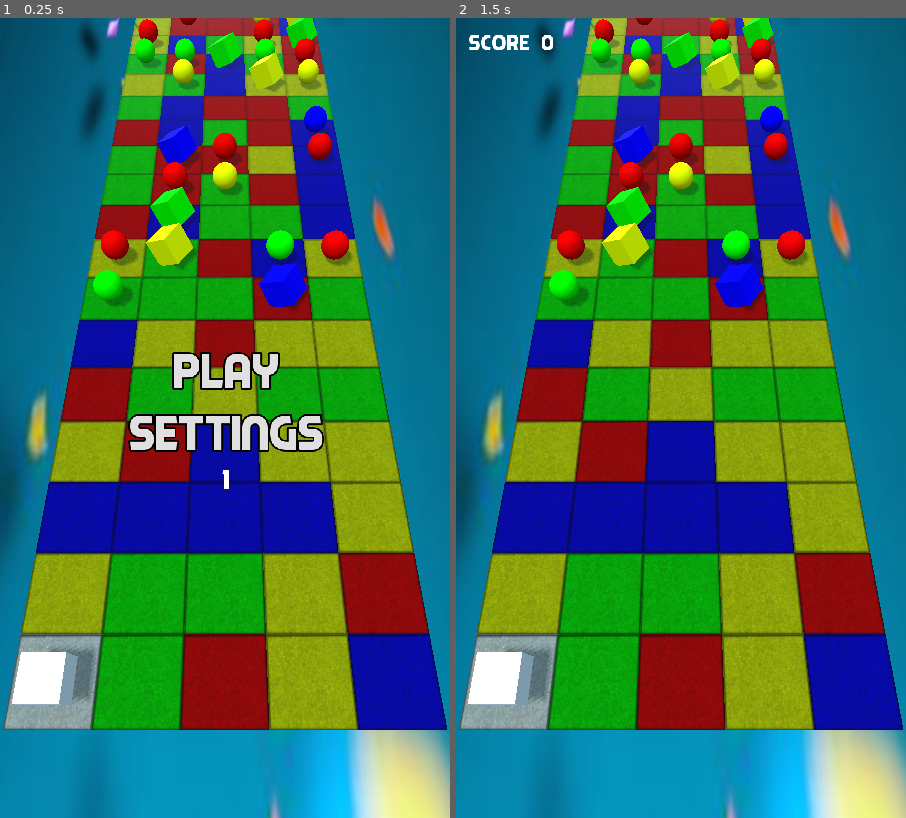
Above: before the commit, frames 1-2 (left to right).
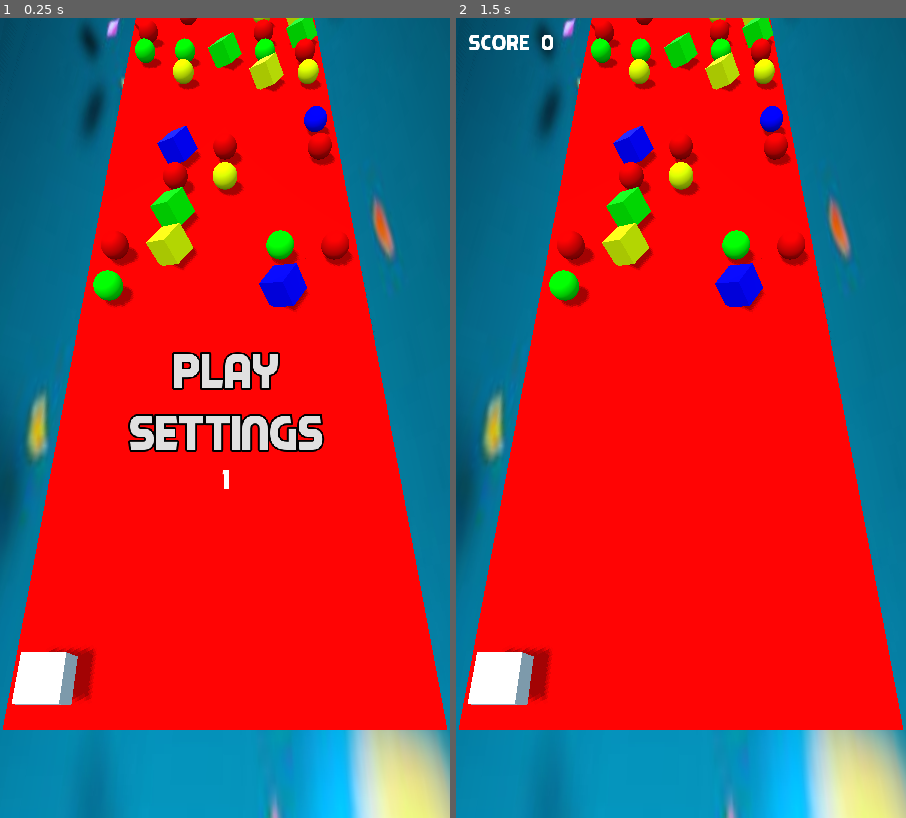
Above: after the commit, the same moments.

Repository: stevets/CSpike
Game: Godot game, scene res://Scenes/main.tscn
The game is run twice, just before and just after one commit, with the same random seed, the same clock (stepped at 60 frames per second) and the same inputs.
Inputs (mouse positions are in pixels of both pictures, inside the frame that each line leads up to):
- Up to frame 1 (0.25 s): no input
- Up to frame 2 (1.5 s): click "PLAY" at 0.5 s; tap Enter at 1.25 s; move the mouse to (780, 378) at 1.27 s; hold Right (ui_right) from 1.28 s (still down); click (780, 378) at 1.42 s

The runs differ from the first frame. In frame 1, 54% of the frame differs, in the area x 0-100%, y 0-89%; in frame 2, 57%.

Commit message:
test - eliminated concrete texture

Diff:
--- a/Scenes/cubetex.tscn
+++ b/Scenes/cubetex.tscn
@@ -1,8 +1,10 @@
-[gd_scene load_steps=4 format=2]
+[gd_scene load_steps=5 format=2]
 
 [ext_resource path="res://Assets/cubetex.gltf" type="PackedScene" id=1]
+[ext_resource path="res://Assets/sideW01.jpg" type="Texture" id=2]
 
 [sub_resource type="SpatialMaterial" id=1]
+albedo_texture = ExtResource( 2 )
 
 [sub_resource type="ConcavePolygonShape" id=2]
 data = PoolVector3Array( 1, 1, 1, -1, 1, -1, 1, 1, -1, 1, 1, 1, -1, 1, 1, -1, 1, -1, -1, 1, 1, 1, -1, 1, -1, -1, 1, -1, …(284 unchanged characters)…
--- a/Scenes/main.tscn
+++ b/Scenes/main.tscn
@@ -12,7 +12,6 @@
 [ext_resource path="res://Scenes/cube.tscn" type="PackedScene" id=10]
 [ext_resource path="res://Scripts/pyramid.gd" type="Script" id=11]
 [ext_resource path="res://Assets/Untitled-1.png" type="Texture" id=12]
-[ext_resource path="res://Scenes/cubetex.tscn" type="PackedScene" id=13]
 [ext_resource path="res://Assets/Music-Effects/layeredgunshot.wav" type="AudioStream" id=14]
 [ext_resource path="res://Scenes/TitleScreen.tscn" type="PackedScene" id=15]
 [ext_resource path="res://Assets/jsplash.jpg" type="Texture" id=16]
@@ -121,10 +120,6 @@
 size = 0.1
 far = 1000.0
 
-[node name="cubetex" parent="." instance=ExtResource( 13 )]
-transform = Transform( 0.5, 0, 0, 0, 0.5, 0, 0, 0, 0.5, 11.921, 0, 0 )
-visible = false
-
 [node name="GameTick" type="Timer" parent="."]
 
 [node name="MusicPlayer" type="AudioStreamPlayer" parent="."]
--- a/Scripts/Main.gd
+++ b/Scripts/Main.gd
@@ -12,7 +12,7 @@
 onready var geminst = preload("res://Scenes/gem.tscn")
 onready var coneinst = preload("res://Scenes/pyramid.tscn")
 onready var playinst = preload("res://Scenes/Player.tscn")
-onready var cubetexinst = preload("res://Scenes/cubetex.tscn")
+onready var cubetexinst = preload("res://Scenes/cube.tscn")
 
 
 var red = ColorN("red", 1)
@@ -48,9 +48,9 @@
 			var my_random_number = rng.randi_range(0, 3)
 			var s = cubetexinst.instance()
 
-			var unique_mat = s.get_child(0).mesh.surface_get_material(0).duplicate()
-			s.get_child(0).mesh.surface_get_material(0).albedo_color = colorarray[my_random_number]
-			s.get_child(0).set_surface_material(0, unique_mat)
+#			var unique_mat = s.get_child(0).mesh.surface_get_material(0).duplicate()
+#			s.get_child(0).mesh.surface_get_material(0).albedo_color = colorarray[my_random_number]
+#			s.get_child(0).set_surface_material(0, unique_mat)
 
 #			var unique_mat = s.get_child(0).get_surface_material(0).duplicate()
 #			s.get_child(0).set_surface_material(0, unique_mat)
Binary file added: Assets/sideW01.jpg
Not shown, added: Assets/sideW01.jpg.import
Not shown: 2 places in Scenes/main.tscn that only renumber resources
Not shown, changed: .DS_Store
Not shown, changed: Assets/.DS_Store
